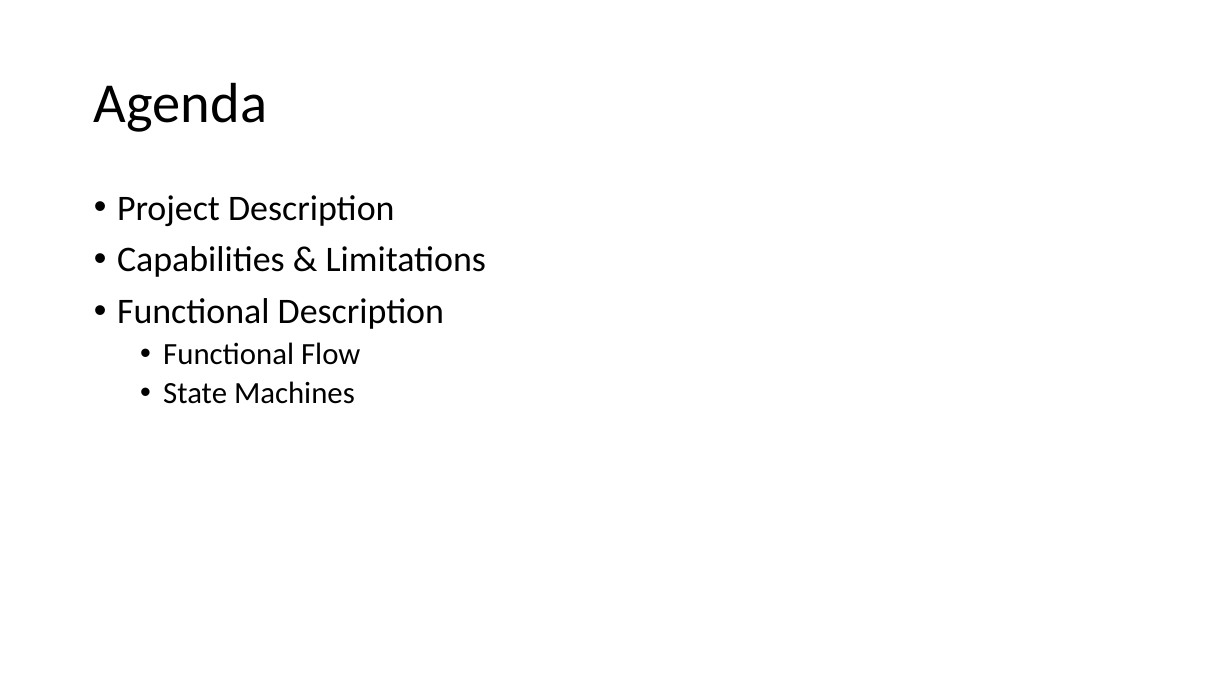
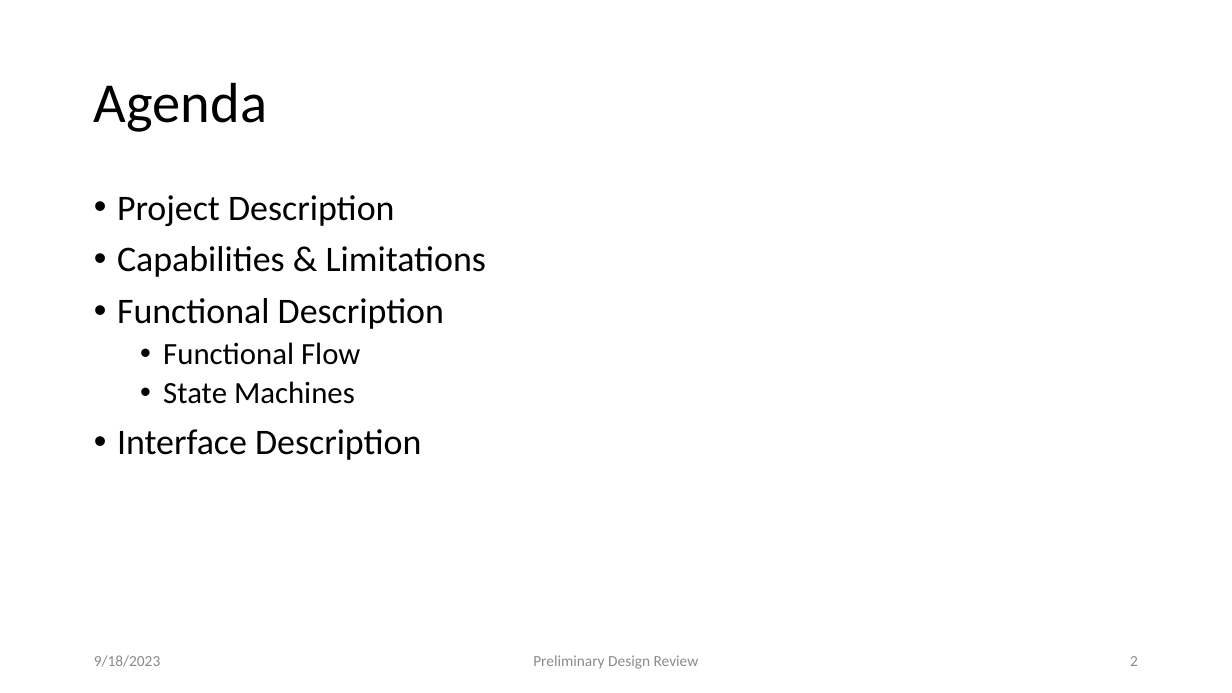
Before and after one commit to kparlak/dart-scoring-system, a slide deck: slide 2 of documentation/Dart_Scoring_System_PDR.pptx. Drawn at 1232x693 pixels with LibreOffice and Linux fonts; fonts in the diff are those of the drawing. Boxes give left, top, right and bottom in pixels: in the first picture for what was removed or moved away, otherwise in the second. Text is boxed around its words. In the diff, an @@ line names an element or a change of style, - is before the commit and + after.

Commit message:
Create interface diagram (#10)

```diff
--- a/documentation/Dart_Scoring_System_PDR.pptx
+++ b/documentation/Dart_Scoring_System_PDR.pptx
@@ text at (117, 429, 421, 460): paragraph added @@
+• Interface Description
@@ text added at (94, 655, 160, 667), 12 pt, text #8C8C8C @@
+9/18/2023
@@ text added at (533, 655, 699, 669), 12 pt, text #8C8C8C @@
+Preliminary Design Review
@@ page number added at (1130, 656, 1138, 666), 12 pt, text #8C8C8C @@
+2
```
Also in this commit, not shown: 7 other slides changed, 2 slides added, 1 slide removed, 2 other files.
